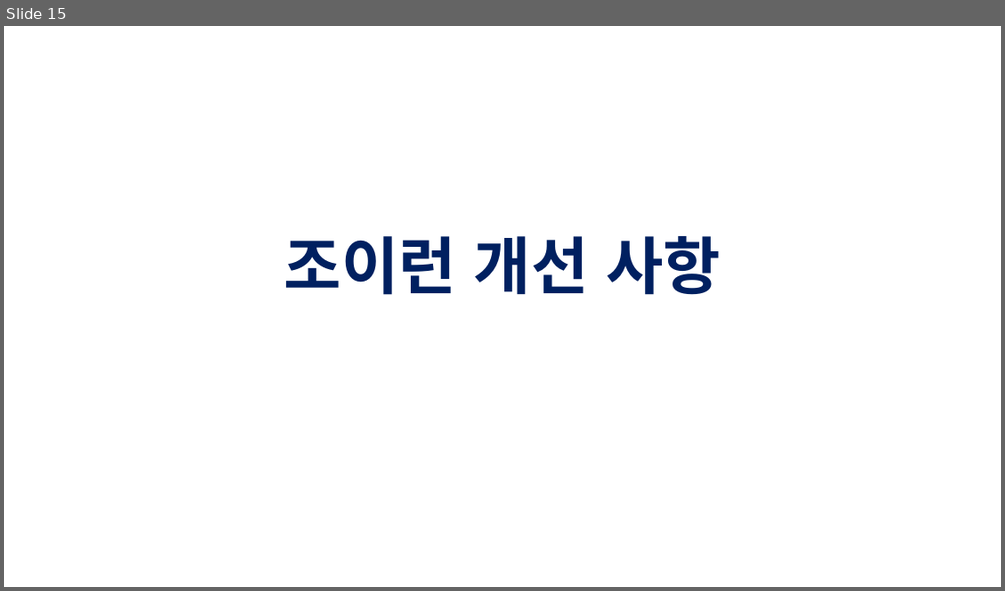
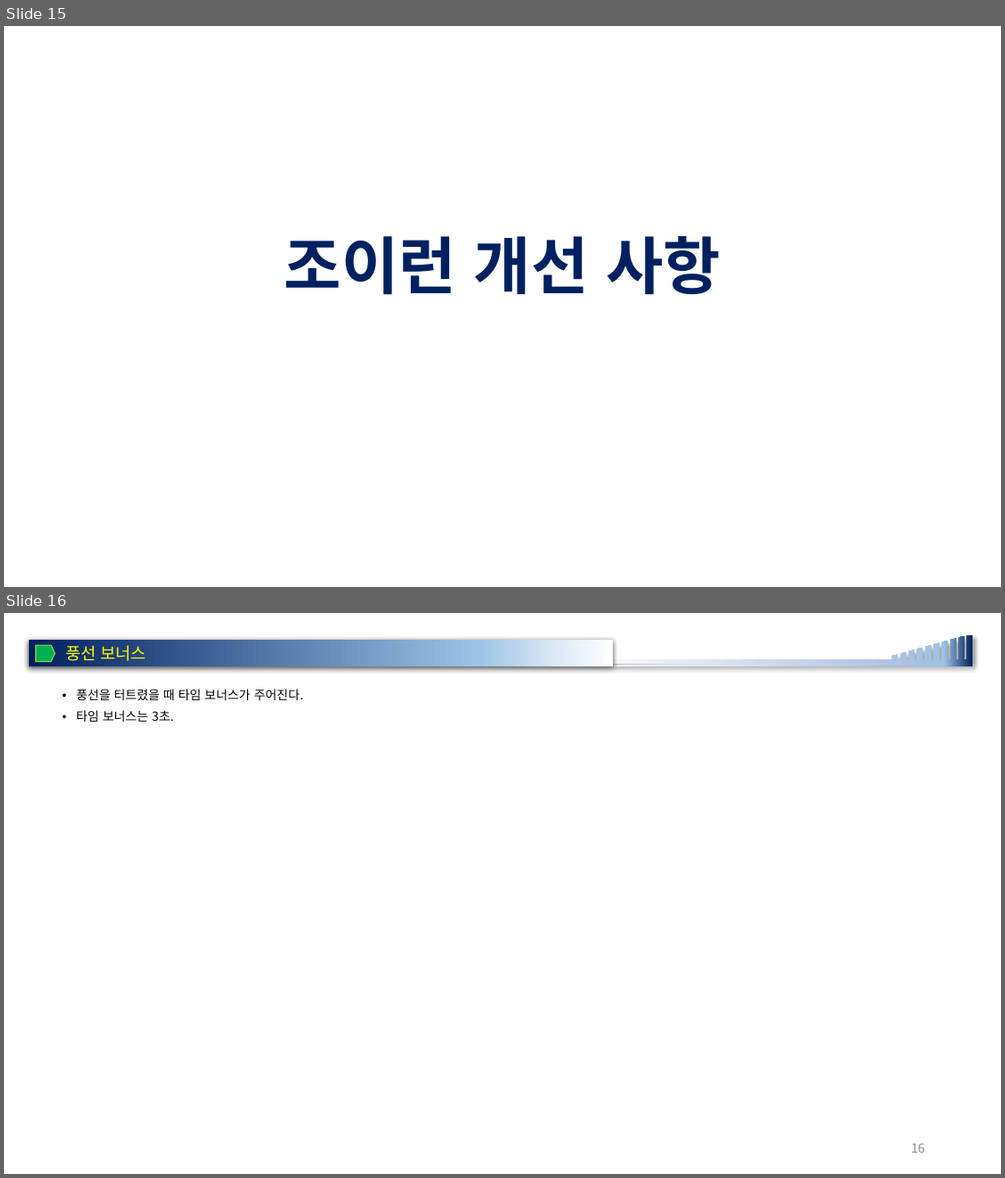
Before and after one commit to rheeeuro/joyrun, a slide deck: docs/[JoyFitness] 전시회용 미니 게임_JoyRun.pptx. Shown one above the other, each under a label of ours: slide 15 before the commit, slides 15 and 16 after it. The pictures are 1005x591 and 1005x1178 pixels, drawn with LibreOffice and Linux fonts; fonts in the diff are those of the drawing; background and template pictures are left out. Boxes give left, top, right and bottom in pixels: in the first picture for what was removed or moved away, otherwise in the second. Text is boxed around its words. In the diff, an @@ line names an element or a change of style, - is before the commit and + after.

```diff
--- a/docs/[JoyFitness] 전시회용 미니 게임_JoyRun.pptx
+++ b/docs/[JoyFitness] 전시회용 미니 게임_JoyRun.pptx
@@ slide 16 added at (4, 613, 1001, 1174), background picture (left out) @@
@@ freeform shape added at (610, 635, 972, 666), fill gradient #F6F8FC to #ABC0E4 to #9DC3E6 to #002060 @@
@@ rectangle added at (29, 640, 613, 666), fill gradient #002060 to #9DC3E6 to #DEEBF7 to #FFFFFF, 16 pt, text #FFFF00 @@
+풍선 보너스
@@ flow chart offpage connector added at (35, 645, 55, 662), fill #00B050, outline #92D050 1 pt @@
@@ text added at (76, 689, 304, 722), 12 pt, text #000000 @@
+• 풍선을 터트렸을 때 타임 보너스가 주어진다.
+• 타임 보너스는 3초.
@@ page number added at (911, 1143, 925, 1152), 12 pt, text #8C8C8C @@
+16
```
Also in this commit, not shown: 2 slides changed.
